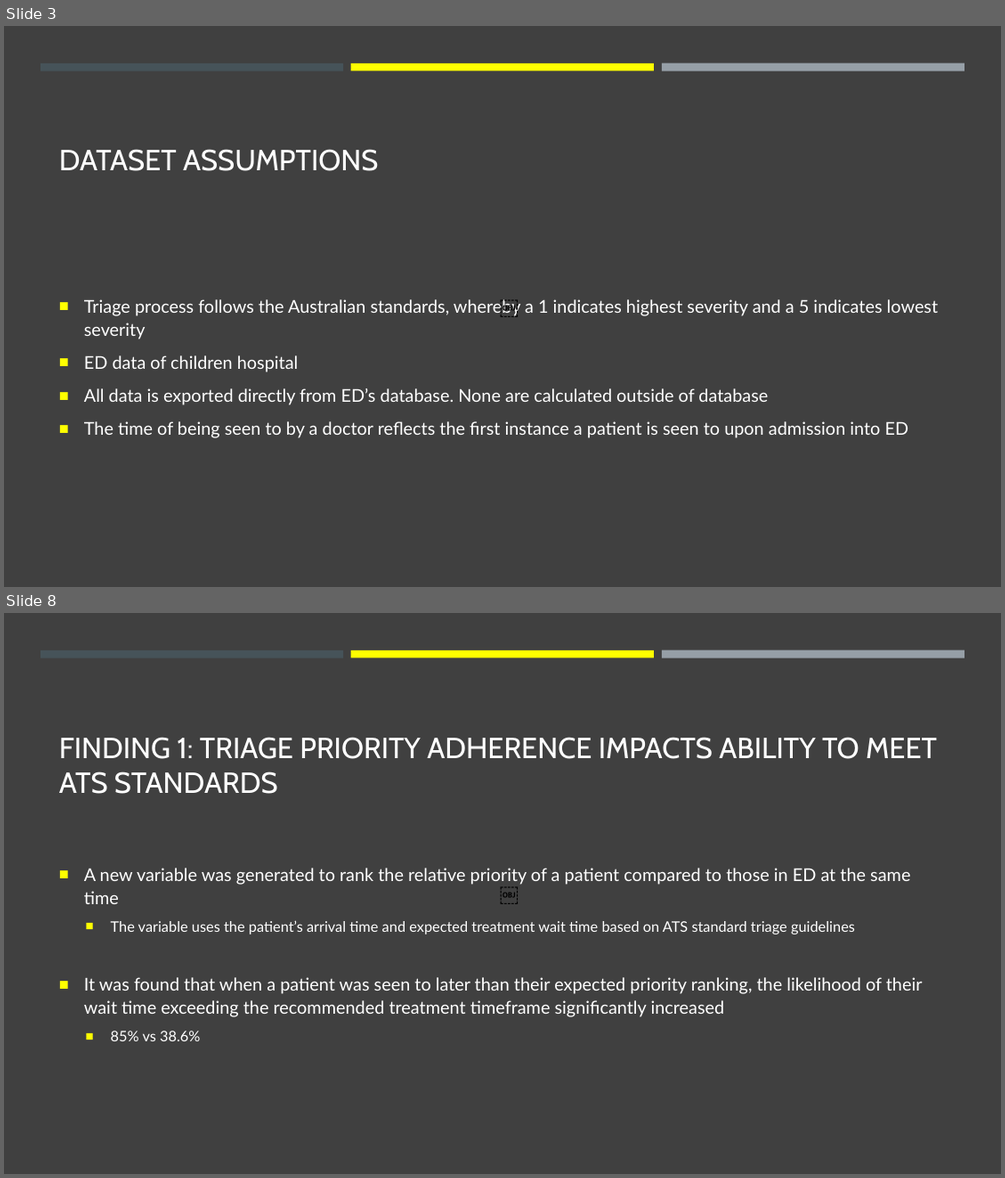
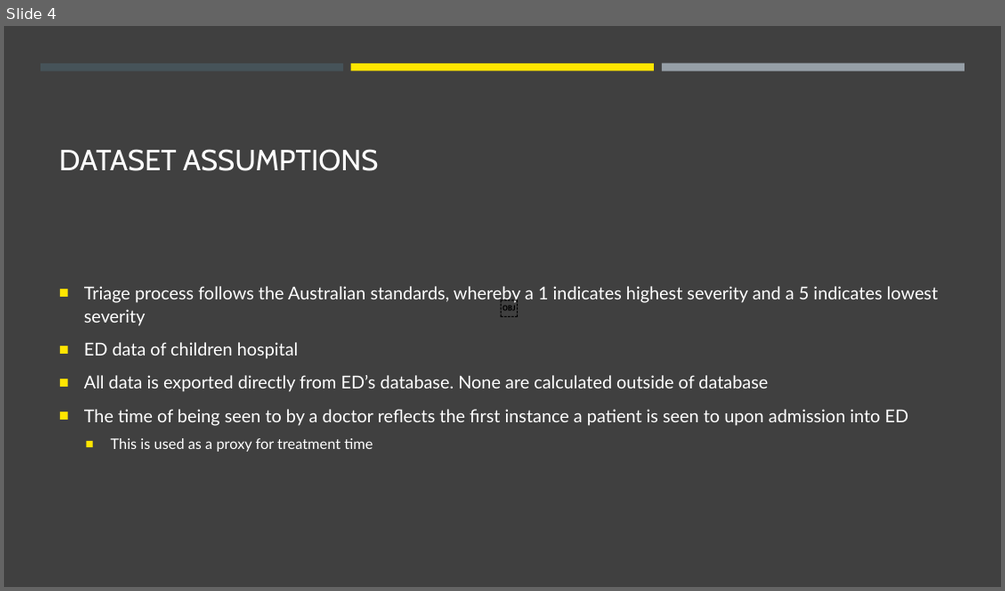
Before and after one commit to jasonnguyen3697/EY_DataChallenge, a slide deck: stuff.pptx. Shown one above the other, each under a label of ours: slides 3 and 8 before the commit, slide 4 after it; the slides between them are not shown. The pictures are 1005x1178 and 1005x591 pixels, drawn with LibreOffice and Linux fonts; fonts in the diff are those of the drawing. Boxes give left, top, right and bottom in pixels: in the first picture for what was removed or moved away, otherwise in the second. Text is boxed around its words. In the diff, an @@ line names an element or a change of style, - is before the commit and + after.

```diff
--- a/stuff.pptx
+++ b/stuff.pptx
@@ slide 8 removed at bbox=[4, 613, 1001, 1174], background #404040; not listed: 3 template elements that a slide beside it also shows @@
@@ title removed at bbox=[59, 737, 937, 794] @@
-FINDING 1: TRIAGE PRIORITY ADHERENCE IMPACTS ABILITY TO MEET ATS STANDARDS
@@ text removed at bbox=[84, 868, 922, 1041] @@
-■ A new variable was generated to rank the relative priority of a patient compared to those in ED at the same time
-  ■ The variable uses the patient’s arrival time and expected treatment wait time based on ATS standard triage guidelines
-■ It was found that when a patient was seen to later than their expected priority ranking, the likelihood of their wait time exceeding the recommended treatment timeframe significantly increased
-  ■ 85% vs 38.6%
@@ text removed at bbox=[493, 878, 512, 908] @@
-￼
@@ what was slide 3 is now slide 4 @@
@@ slide 4 changed as well @@
@@ rectangle at bbox=[351, 63, 654, 70]: fill #FFFF00 to #FFE600 @@
@@ text at bbox=[84, 286, 938, 426]: bullet colour #FFFF00 to #FFE600 @@
@@ text at bbox=[111, 438, 372, 451]: paragraph added @@
+  ■ This is used as a proxy for treatment time
```
Also in this commit, not shown: 8 other slides changed, 7 slides added, 3 other slides removed.
